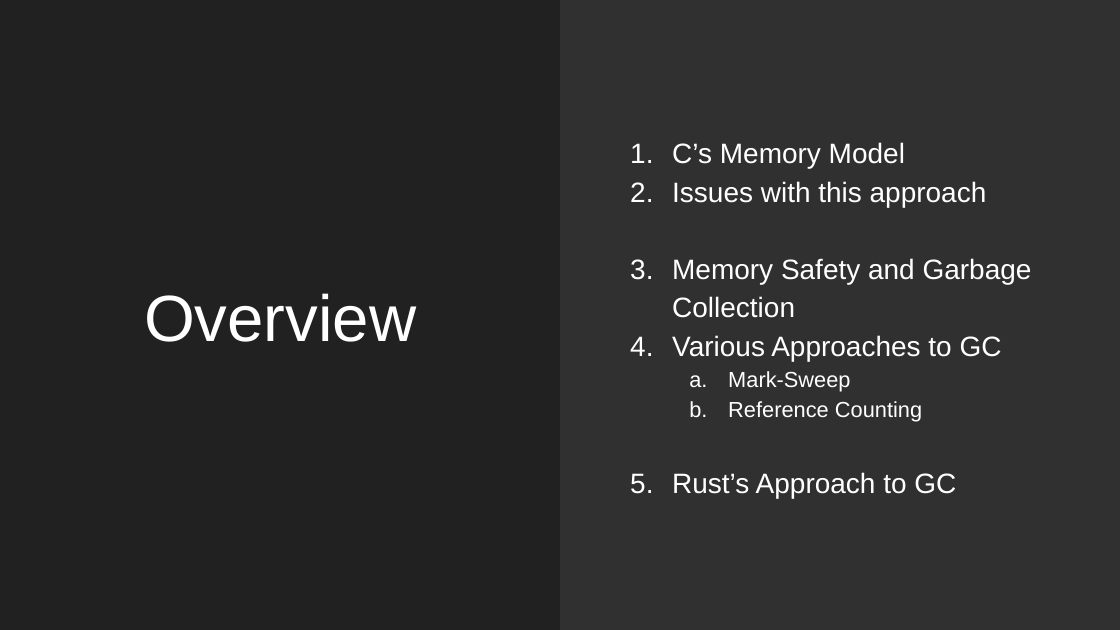
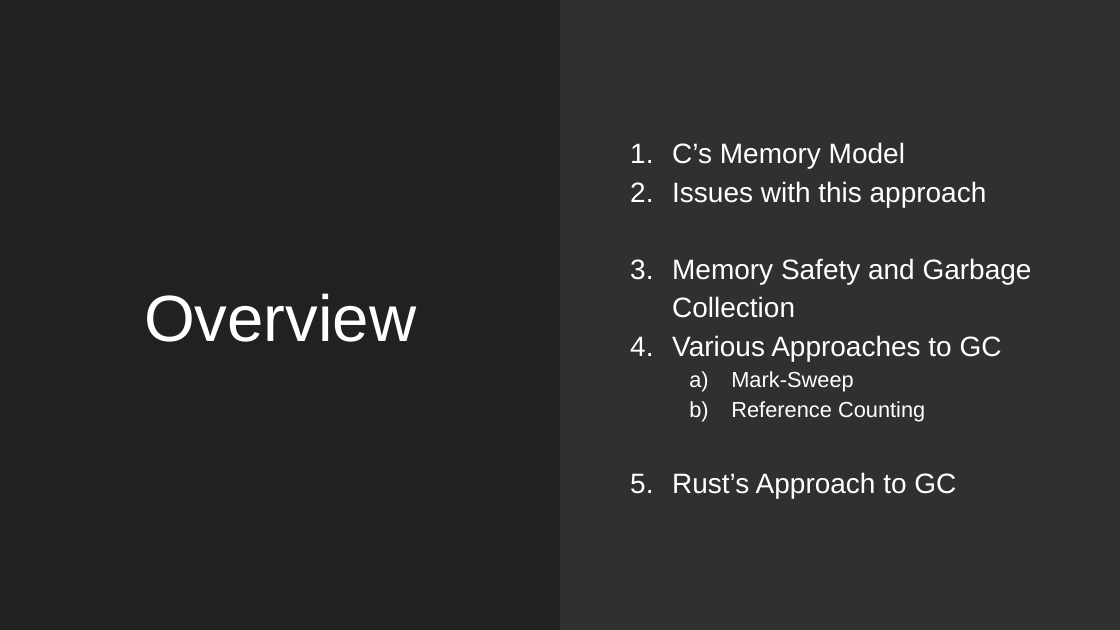
Before and after one commit to IshanManchanda/koss-memory-presentation, a slide deck: slide 2 of presentation.pptx. Drawn at 1120x630 pixels with LibreOffice and Linux fonts; fonts in the diff are those of the drawing. Boxes give left, top, right and bottom in pixels: in the first picture for what was removed or moved away, otherwise in the second. Text is boxed around its words. In the diff, an @@ line names an element or a change of style, - is before the commit and + after.

```diff
--- a/presentation.pptx
+++ b/presentation.pptx
@@ text at (x1=731, y1=371, x2=925, y2=422): bullet a. to a) @@
```
Also in this commit, not shown: 3 other slides changed.
